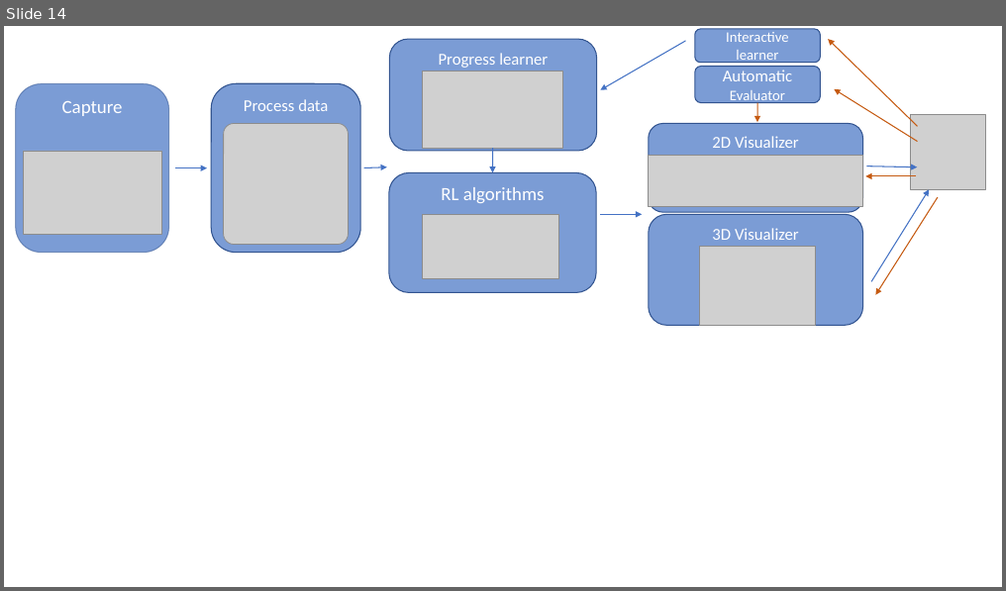
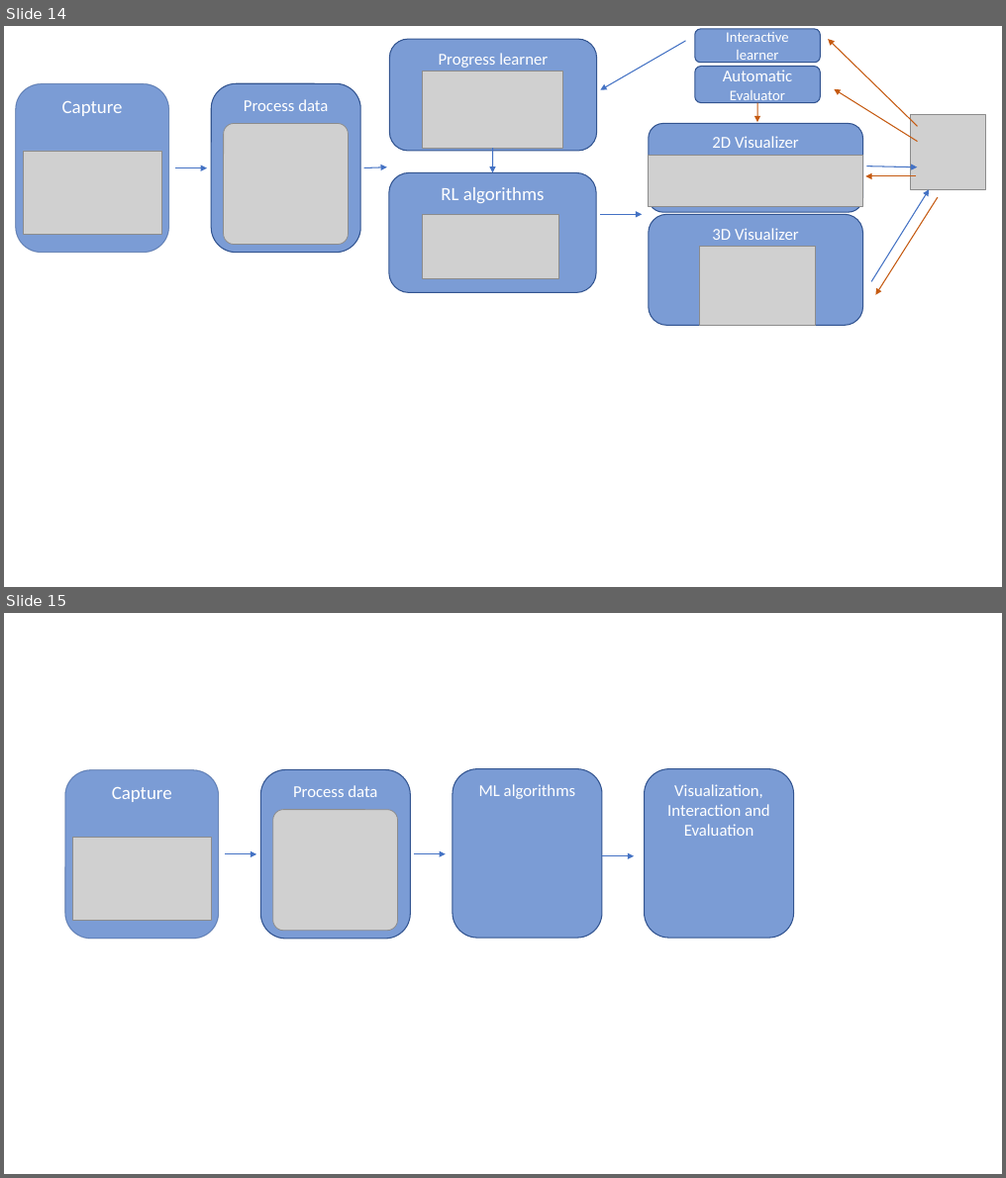
Before and after one commit to tuandnvn/learn-to-perform, a slide deck: miscellanous/shapes.pptx. Shown one above the other, each under a label of ours: slide 14 before the commit, slides 14 and 15 after it. The pictures are 1006x591 and 1006x1178 pixels, drawn with LibreOffice and Linux fonts; fonts in the diff are those of the drawing; grey boxes stand for pictures. Boxes give left, top, right and bottom in pixels: in the first picture for what was removed or moved away, otherwise in the second. Text is boxed around its words. In the diff, an @@ line names an element or a change of style, - is before the commit and + after.

```diff
--- a/miscellanous/shapes.pptx
+++ b/miscellanous/shapes.pptx
@@ slide 15 added at [4,613,1002,1174], background #FFFFFF @@
@@ rounded rectangle added at [65,770,219,939], fill #4472C4 at 70% opacity, outline #2F528F 1 pt, 18 pt, text #FFFFFF @@
+Capture
@@ rounded rectangle added at [260,770,411,939], fill #4472C4 at 70% opacity, outline #325491 1 pt, 16 pt, text #FFFFFF @@
+Process data
@@ rounded rectangle added at [452,769,602,938], fill #4472C4 at 70% opacity, outline #325491 1 pt, 16 pt, text #FFFFFF @@
+ML algorithms
@@ rounded rectangle added at [645,769,794,938], fill #4472C4 at 70% opacity, outline #325491 1 pt, 16 pt, text #FFFFFF @@
+Visualization,
+Interaction and
+Evaluation
@@ picture added at [272,810,397,931] @@
@@ picture added at [73,837,211,921] @@
@@ arrow added from (225, 855) to (256, 855), #4472C4 1 pt @@
@@ arrow added from (414, 854) to (446, 854), #4472C4 1 pt @@
@@ arrow added from (602, 857) to (634, 857), #4472C4 1 pt @@
```
Also in this commit, not shown: 2 other slides added, 7 other files.
